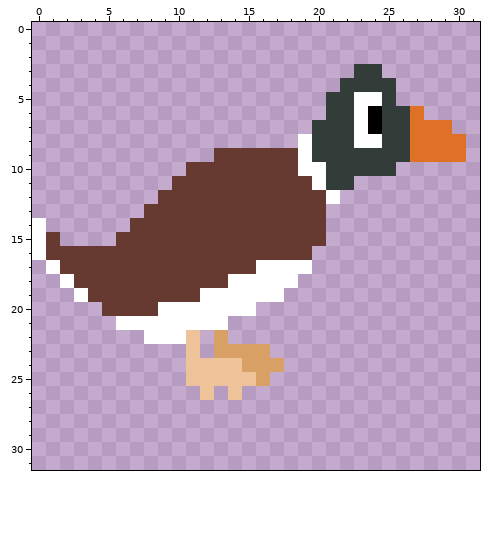
Pixel-art file -- Assets/_Gameplay/Art/duck01.ase. Above, as it was before the edit.
32x32 pixels, 1 frame.
The same view after the edit:
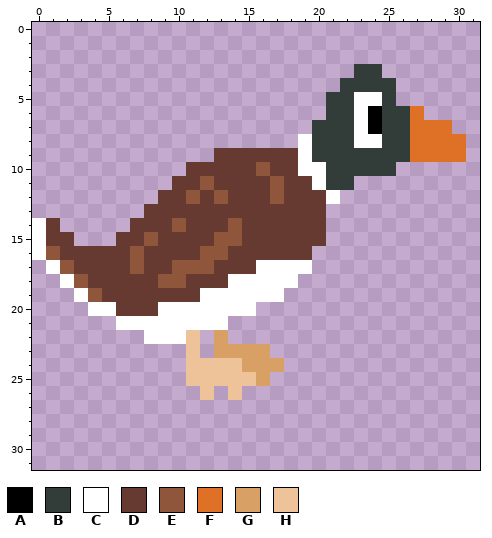
Palette (. is transparent): A #000000  B #323c39  C #ffffff  D #663931  E #8f563b  F #df7126  G #d9a066  H #eec39a
Changes in this commit:
Layer "Layer 1":
The edit adds colour C in row 20 at x 4.
Colour D gives way to colour C in row 20 at x 5.
The edit adds colour D in row 14 at x 1; in row 15 at x 2.
Colour D gives way to colour E in row 10 at x 16; in row 11 at x 12 and 17; in row 12 at x 11, 13 and 17; in row 14 at x 10 and 14; in row 15 at x 8 and 13 to 14; in row 16 at x 1, 7 and 12 to 13.
Colour D gives way to colour E in row 17 at x 2, 7 and 10 to 12; in row 18 at x 3 and 9 to 10; in row 19 at x 4.
Pixel boxes of the changes (left, top, right, bottom) in both pictures:
changed: (46, 162, 284, 316)
